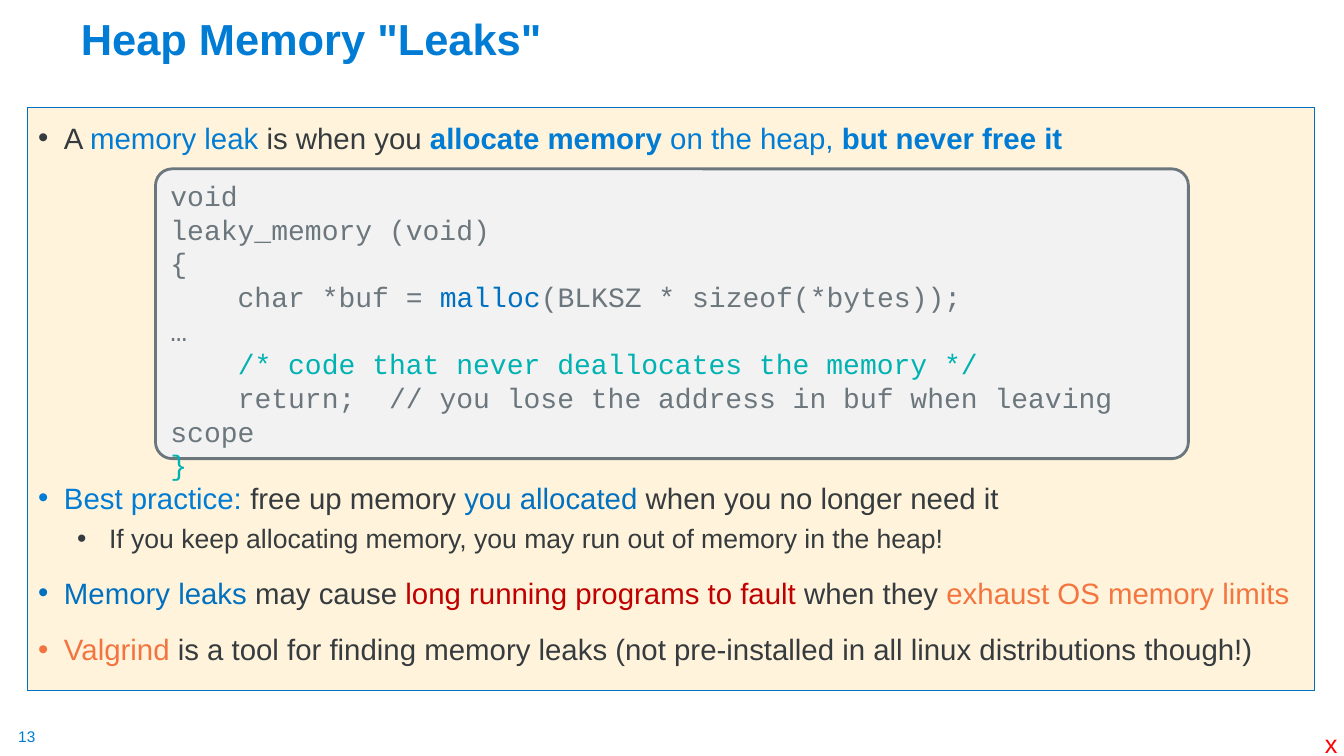
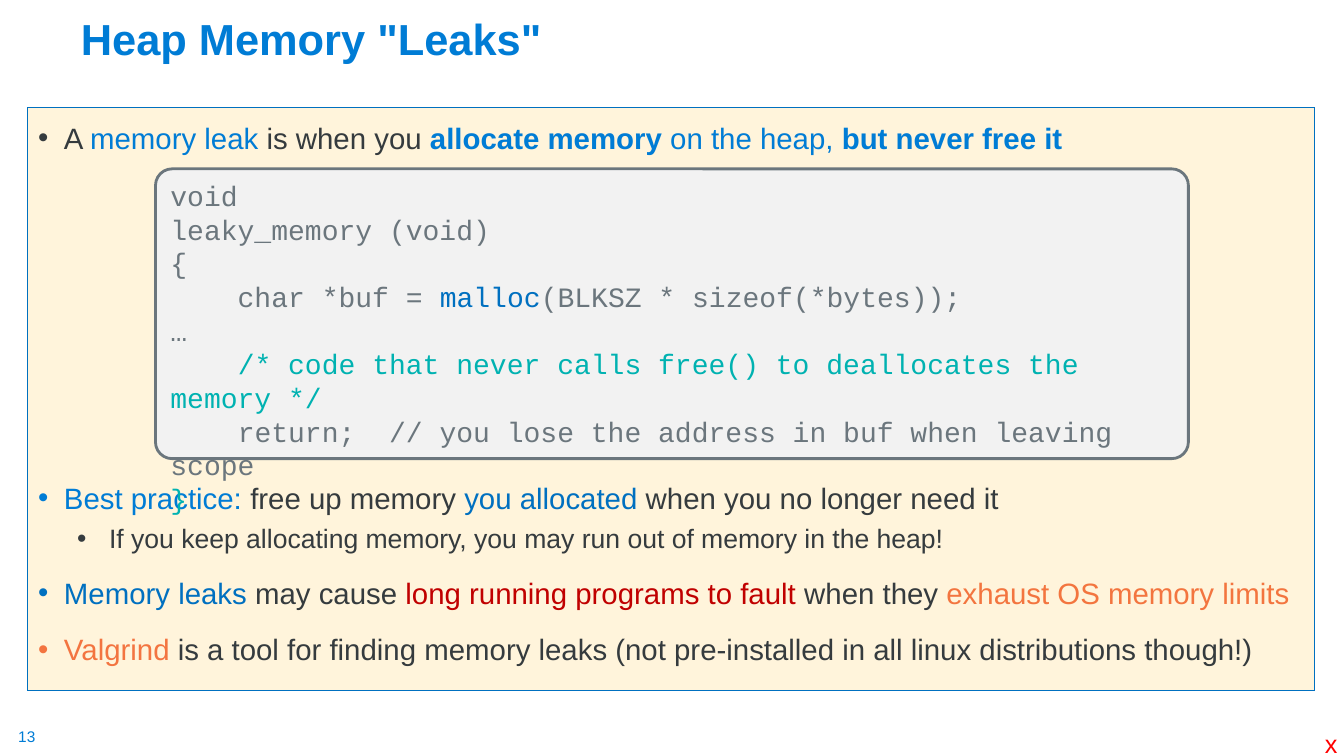
Before and after one commit to cse30-sp24/Muller-Slides, a slide deck: slide 13 of Lecture-9.pptx. Drawn at 1344x756 pixels with LibreOffice and Linux fonts; fonts in the diff are those of the drawing. Boxes give left, top, right and bottom in pixels: in the first picture for what was removed or moved away, otherwise in the second. Text is boxed around its words. In the diff, an @@ line names an element or a change of style, - is before the commit and + after.

```diff
--- a/Lecture-9.pptx
+++ b/Lecture-9.pptx
@@ text in rounded rectangle at [170,355,1078,414]: text changed @@
-/* code that never deallocates the memory */
+/* code that never calls free() to deallocates the memory */
```
Also in this commit, not shown: 12 other slides changed, 1 slide added, 1 slide removed, 1 other file.
